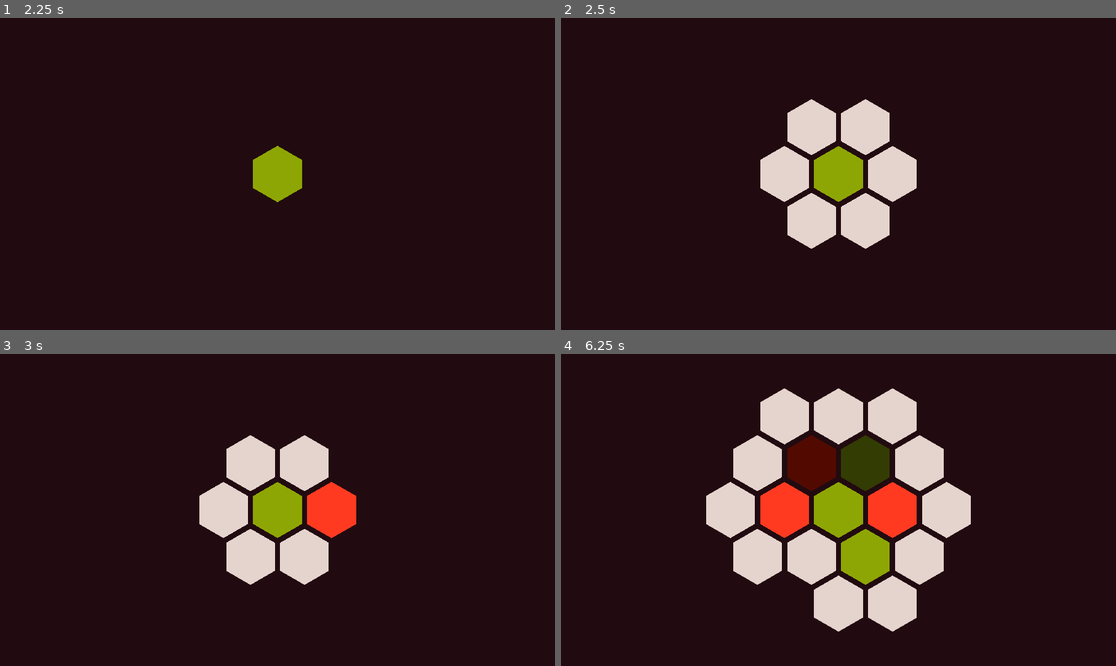
Above: before the commit, frames 1-4 (two rows, left to right).
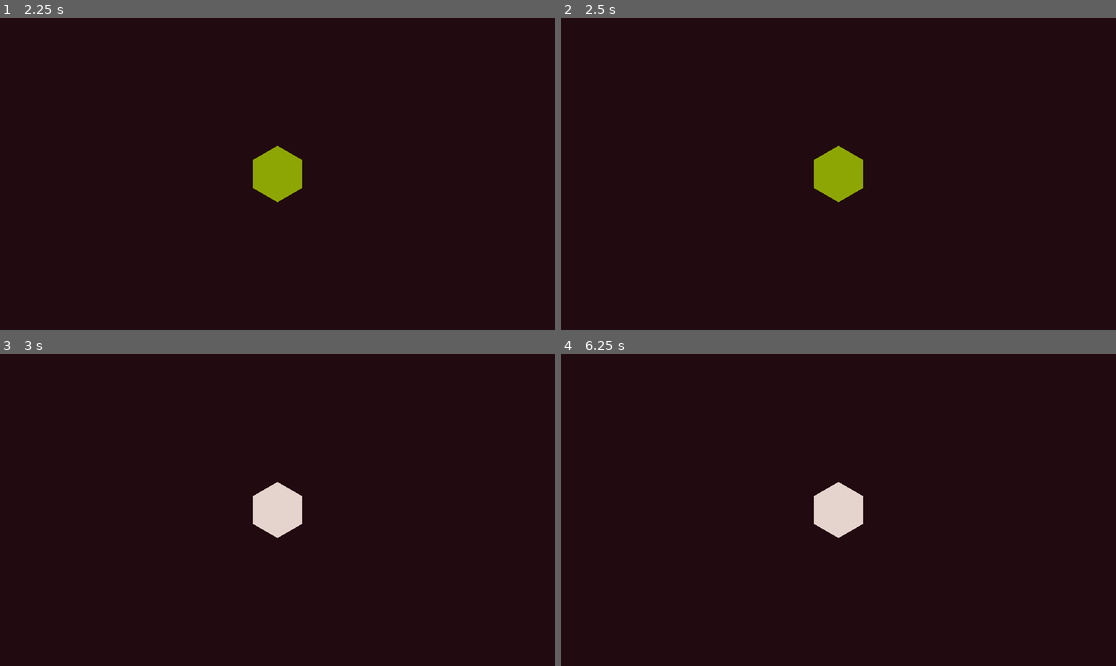
Above: after the commit, the same moments.

Repository: mustafacamurcu/Connect4
Game: Godot game, scene res://scene_manager.tscn
Two runs of this game, one before a commit and one after it. Both use one fixed random seed, a clock stepped at 60 frames per second and the inputs below.
Inputs (mouse positions are in pixels of both pictures, inside the frame that each line leads up to):
- Up to frame 1 (2.25 s): click "vs AI" at 0.5 s; click "Local Multiplayer" at 1.25 s; tap Enter at 2 s; move the mouse to (277, 174) at 2.02 s; click (277, 174) at 2.17 s
- Up to frame 2 (2.5 s): no input
- Up to frame 3 (3 s): tap Space at 2.75 s; move the mouse to (333, 510) at 2.77 s; click (333, 510) at 2.92 s
- Up to frame 4 (6.25 s): tap Enter at 3.5, 5 s; move the mouse to (866, 463) at 3.52 s; click (866, 463) at 3.67 s; tap Space at 4.25, 5.75 s; move the mouse to (810, 463) at 4.27 s; click (810, 463) at 4.42 s; move the mouse to (866, 556) at 5.02 s; click (866, 556) at 5.17 s; move the mouse to (783, 510) at 5.77 s; click (783, 510) at 5.92 s

Frame 1 is identical in both runs. In frame 2, 7.1% of the frame differs, in the area x 35-65%, y 26-74%; in frame 3, 8.3%; in frame 4, 21%, in the area x 26-74%, y 10-90%.

Commit message:
multiplayer

Diff:
--- a/camera.gd
+++ b/camera.gd
@@ -6,7 +6,6 @@
 	SignalBus.grid_updated.connect(_on_grid_updated)
 
 func _on_grid_updated(hex_container):
-	print_debug(hex_container.get_children().size())
 	var min_x = INF
 	var min_y = INF
 	var max_x = -INF
--- /dev/null
+++ b/connect.gd
@@ -0,0 +1,69 @@
+extends Node
+
+const SERVER_URL = "ws://localhost:8080";
+const SERVER_PORT = 8080;
+
+# server variables
+var players = {}
+
+# client variables
+
+func _ready():
+	if DisplayServer.get_name() == "headless" or OS.has_feature("dedicated_server"):
+		create_server()
+
+	multiplayer.connected_to_server.connect(_on_connected_to_server)
+	multiplayer.peer_connected.connect(_on_peer_connected)
+	multiplayer.peer_disconnected.connect(_on_peer_disconnected)
+
+	SignalBus.clicked_on.connect(_on_clicked_on)
+
+func create_server():
+	var socket := WebSocketMultiplayerPeer.new()
+	var error = socket.create_server(SERVER_PORT)
+	if error:
+		print("create server failed with error code " + str(error))
+		return
+
+	print("server online at " + SERVER_URL)
+	multiplayer.multiplayer_peer = socket
+
+func join_server():
+	var socket := WebSocketMultiplayerPeer.new()
+	var error = socket.create_client(SERVER_URL)
+	if error:
+		print("host server failed with error code " + str(error))
+		return
+
+	multiplayer.multiplayer_peer = socket
+	print("joined server")
+
+
+@rpc("call_local", "reliable")
+func load_game():
+	SignalBus.load_game.emit()
+
+@rpc("reliable")
+func accept_click(hex: String):
+	SignalBus.clicked_on_accepted.emit(hex)
+
+@rpc("any_peer", "reliable")
+func request_click(hex: String):
+	accept_click.rpc(hex)
+
+func _on_clicked_on(hex: String):
+	request_click.rpc_id(1, hex)
+
+func _on_connected_to_server():
+	print("connected to server")
+
+func _on_peer_connected(peer_id):
+	players[peer_id] = peer_id
+	print("peer connected: " + str(peer_id))
+
+	if multiplayer.is_server() and players.size() >= 2:
+		load_game.rpc()
+
+func _on_peer_disconnected(peer_id):
+	players.erase(peer_id)
+	print("peer disconnected: " + str(peer_id))
--- a/constants.gd
+++ b/constants.gd
@@ -1,17 +1,19 @@
 extends Node
 
+const PORT = 7777
+
 const HEXAGON_EDGE = 100
-const HEXAGON_WIDTH = HEXAGON_EDGE*sqrt(3)
-const HEXAGON_HEIGHT = HEXAGON_EDGE*2
+const HEXAGON_WIDTH = HEXAGON_EDGE * sqrt(3)
+const HEXAGON_HEIGHT = HEXAGON_EDGE * 2
 
-static var GREEN : Color = Color.html("#8EA604")
-static var GREEN2 : Color = Color.html("#333C02")
-static var BLUE : Color = Color.html("#44ccff")
-static var RED : Color = Color.html("#FF3A20")
-static var RED2 : Color = Color.html("#520A00")
+static var GREEN: Color = Color.html("#8EA604")
+static var GREEN2: Color = Color.html("#333C02")
+static var BLUE: Color = Color.html("#44ccff")
+static var RED: Color = Color.html("#FF3A20")
+static var RED2: Color = Color.html("#520A00")
 #static var WHITE : Color = Color.NAVAJO_WHITE
-static var WHITE : Color = Color.html("#E5D4CE")
-static var GRAY : Color = Color.DIM_GRAY
+static var WHITE: Color = Color.html("#E5D4CE")
+static var GRAY: Color = Color.DIM_GRAY
 
 enum Type {
 	Player1,
@@ -21,8 +23,8 @@
 }
 
 static var colors = {
-	Type.Player1 : [GREEN, GREEN2],
-	Type.Player2 : [RED, RED2],
+	Type.Player1: [GREEN, GREEN2],
+	Type.Player2: [RED, RED2],
 	Type.Available: WHITE,
 	Type.Unavailable: GRAY,
 }
@@ -32,10 +34,10 @@
 	var hex = Polygon2D.new()
 	hex.polygon = PackedVector2Array([
 		Vector2(0, -edge_size),
-		Vector2(sqrt(3)/2*edge_size, -edge_size/2),
-		Vector2(sqrt(3)/2*edge_size, edge_size/2),
+		Vector2(sqrt(3) / 2 * edge_size, -edge_size / 2),
+		Vector2(sqrt(3) / 2 * edge_size, edge_size / 2),
 		Vector2(0, edge_size),
-		Vector2(-sqrt(3)/2*edge_size, edge_size/2),
-		Vector2(-sqrt(3)/2*edge_size, -edge_size/2),
+		Vector2(-sqrt(3) / 2 * edge_size, edge_size / 2),
+		Vector2(-sqrt(3) / 2 * edge_size, -edge_size / 2),
 	])
 	return hex
--- a/game.gd
+++ b/game.gd
@@ -7,12 +7,15 @@
 @onready var hex_container = $HexContainer
 @onready var game_end_menu = $CanvasLayer/GameEndMenu
 @onready var wins = $CanvasLayer/GameEndMenu/MarginContainer/Wins
+@onready var lobby_code_label = $CanvasLayer/LobbyCode
 
 var players: Array[Player] = []
 var active_player_index: int = 0
 var hexes: Dictionary = {}
 
 var showing_label = false
+
+var lobby_code
 
 var GRID_WIDTH = 15
 var GRID_HEIGHT = 10
@@ -26,11 +29,16 @@
 	players.append(p1)
 	players.append(p2)
 
-	SignalBus.clicked_on.connect(_on_clicked_on)
+	SignalBus.clicked_on_accepted.connect(_on_clicked_on)
 	SignalBus.hovered_in.connect(_on_hovered_in)
 	SignalBus.hovered_out.connect(_on_hovered_out)
 
 	SignalBus.restart_pressed.connect(restart)
+
+func generate_lobby_code():
+	lobby_code = randi_range(1000, 9999)
+	lobby_code_label.text = "lobby code: " + str(lobby_code)
+	return lobby_code
 
 func _unhandled_key_input(event):
 	if event.is_action('escape'):
@@ -86,7 +94,8 @@
 	SignalBus.grid_updated.emit(hex_container)
 
 
-func _on_clicked_on(hex: Hexagon):
+func _on_clicked_on(hexStr: String):
+	var hex = hexes[hexStr]
 	if (hex.type == Constants.Type.Available):
 		play_hex(hex)
 		advance_player()
--- a/game.tscn
+++ b/game.tscn
@@ -8,9 +8,10 @@
 script = ExtResource("1_l5wde")
 
 [node name="Background" type="Polygon2D" parent="."]
-scale = Vector2(-20.9342, 27.9303)
+position = Vector2(2539.69, 0)
+scale = Vector2(-69.824, 73.7742)
 color = Color(0.133333, 0.0470588, 0.0627451, 1)
-polygon = PackedVector2Array(-288, -163, -289, 161, 287, 161, 287, -165)
+polygon = PackedVector2Array(-288, -163, -289, 161, 287, 161, 287, -4.59656, 287, -165, 0.415649, -164.003)
 
 [node name="Camera2D" type="Camera2D" parent="."]
 script = ExtResource("2_m8lag")
@@ -53,3 +54,10 @@
 text = "Restart
 "
 script = ExtResource("3_wb2t0")
+
+[node name="LobbyCode" type="Label" parent="CanvasLayer"]
+offset_left = 30.0
+offset_top = 40.0
+offset_right = 132.0
+offset_bottom = 129.0
+theme_override_font_sizes/font_size = 50
--- a/hexagon.gd
+++ b/hexagon.gd
@@ -41,7 +41,7 @@
 				pressed = true
 		else:
 			if mouse_in and pressed:
-				SignalBus.clicked_on.emit(self)
+				SignalBus.clicked_on.emit(str(coord))
 			pressed = false
 
 func set_type(t: Constants.Type):
--- /dev/null
+++ b/host_online_multiplayer_button.gd
@@ -0,0 +1,7 @@
+extends Button
+
+func _ready():
+	pressed.connect(_on_pressed)
+
+func _on_pressed():
+	SignalBus.host_online_multiplayer_pressed.emit()
--- a/menu_screen.tscn
+++ b/menu_screen.tscn
@@ -1,8 +1,9 @@
-[gd_scene load_steps=4 format=3 uid="uid://b3v78co1qtdo1"]
+[gd_scene load_steps=5 format=3 uid="uid://b3v78co1qtdo1"]
 
 [ext_resource type="PackedScene" uid="uid://1splx5d1r2s2" path="res://hex_button.tscn" id="1_b5e1w"]
 [ext_resource type="Script" path="res://menu_background.gd" id="1_n54ve"]
 [ext_resource type="Script" path="res://local_multiplayer_button.gd" id="3_8sose"]
+[ext_resource type="Script" path="res://host_online_multiplayer_button.gd" id="4_fv26w"]
 
 [node name="MenuScreen" type="Node2D"]
 
@@ -18,7 +19,7 @@
 [node name="HexButton" parent="." instance=ExtResource("1_b5e1w")]
 visible = false
 
-[node name="Button" type="Button" parent="."]
+[node name="vsAI" type="Button" parent="."]
 offset_left = 488.0
 offset_top = 59.0
 offset_right = 1109.0
@@ -26,7 +27,7 @@
 theme_override_font_sizes/font_size = 100
 text = "vs AI"
 
-[node name="Button2" type="Button" parent="."]
+[node name="LocalMultiplayer" type="Button" parent="."]
 offset_left = 413.0
 offset_top = 295.0
 offset_right = 1251.0
@@ -35,15 +36,16 @@
 text = "Local Multiplayer"
 script = ExtResource("3_8sose")
 
-[node name="Button3" type="Button" parent="."]
+[node name="HostOnlineMultiplayer" type="Button" parent="."]
 offset_left = 348.0
 offset_top = 506.0
 offset_right = 1504.0
 offset_bottom = 651.0
 theme_override_font_sizes/font_size = 100
 text = "Host Online Multiplayer"
+script = ExtResource("4_fv26w")
 
-[node name="Button4" type="Button" parent="."]
+[node name="JoinOnlineMultiplayer" type="Button" parent="."]
 offset_left = 322.0
 offset_top = 681.0
 offset_right = 1436.0
--- a/project.godot
+++ b/project.godot
@@ -12,12 +12,13 @@
 
 config/name="Connect4"
 run/main_scene="res://scene_manager.tscn"
-config/features=PackedStringArray("4.2", "GL Compatibility")
+config/features=PackedStringArray("4.3", "GL Compatibility")
 
 [autoload]
 
 Constants="*res://constants.gd"
 SignalBus="*res://signal_bus.gd"
+Connect="*res://connect.gd"
 
 [display]
 
@@ -34,22 +35,22 @@
 }
 undo={
 "deadzone": 0.5,
-"events": [Object(InputEventKey,"resource_local_to_scene":fa …(172 unchanged characters)… eycode":85,"key_label":0,"unicode":117,"echo":false,"script":null)
+"events": [Object(InputEventKey,"resource_local_to_scene":fa …(172 unchanged characters)… eycode":85,"key_label":0,"unicode":117,"location":0,"echo":false,"script":null)
 ]
 }
 redo={
 "deadzone": 0.5,
-"events": [Object(InputEventKey,"resource_local_to_scene":fa …(172 unchanged characters)… eycode":82,"key_label":0,"unicode":114,"echo":false,"script":null)
+"events": [Object(InputEventKey,"resource_local_to_scene":fa …(172 unchanged characters)… eycode":82,"key_label":0,"unicode":114,"location":0,"echo":false,"script":null)
 ]
 }
 label={
 "deadzone": 0.5,
-"events": [Object(InputEventKey,"resource_local_to_scene":fa …(172 unchanged characters)… eycode":76,"key_label":0,"unicode":108,"echo":false,"script":null)
+"events": [Object(InputEventKey,"resource_local_to_scene":fa …(172 unchanged characters)… eycode":76,"key_label":0,"unicode":108,"location":0,"echo":false,"script":null)
 ]
 }
 escape={
 "deadzone": 0.5,
-"events": [Object(InputEventKey,"resource_local_to_scene":fa …(175 unchanged characters)… ode":4194305,"key_label":0,"unicode":0,"echo":false,"script":null)
+"events": [Object(InputEventKey,"resource_local_to_scene":fa …(175 unchanged characters)… ode":4194305,"key_label":0,"unicode":0,"location":0,"echo":false,"script":null)
 ]
 }
 
--- a/scene_manager.gd
+++ b/scene_manager.gd
@@ -13,6 +13,8 @@
 	add_child(menu)
 
 	SignalBus.local_multiplayer_pressed.connect(_on_local_multiplayer_pressed)
+	SignalBus.host_online_multiplayer_pressed.connect(_on_host_online_multiplayer_pressed)
+	SignalBus.load_game.connect(_on_load_game)
 	SignalBus.quit_pressed.connect(_on_quit_pressed)
 	SignalBus.options_pressed.connect(_on_options_pressed)
 	SignalBus.escape_pressed.connect(_on_escape_pressed)
@@ -29,6 +31,16 @@
 	game = GAME.instantiate()
 	add_child(game)
 
+func _on_host_online_multiplayer_pressed():
+	Connect.join_server()
+
+func _on_load_game():
+	menu.hide()
+	if is_instance_valid(game):
+		game.queue_free()
+	game = GAME.instantiate()
+	add_child(game)
+
 func _on_quit_pressed():
 	get_tree().quit()
 
--- a/signal_bus.gd
+++ b/signal_bus.gd
@@ -1,16 +1,26 @@
 extends Node
 
 
-# Game Events
-signal clicked_on(hex: Hexagon)
+# Input Events
+signal clicked_on(hex: String)
 signal hovered_in(hex: Hexagon)
 signal hovered_out(hex: Hexagon)
 
 signal grid_updated(hex_grid)
 
+# Server Events
+signal load_game
+
+signal clicked_on_accepted(hex: String)
+signal hovered_in_accepted(hex: Hexagon)
+signal hovered_out_accepted(hex: Hexagon)
+
+# Client Events
+signal joined_to_server
 
 # UI Events
 signal local_multiplayer_pressed
+signal host_online_multiplayer_pressed
 signal restart_pressed
 
 signal quit_pressed
Not shown, added: export_presets.cfg
Not shown, added: Connect4.sh
Not shown, added: Connect4.x86_64
Not shown, added: Dockerfile
Not shown, added: connect4.pck
Not shown, added: connect4.zip
